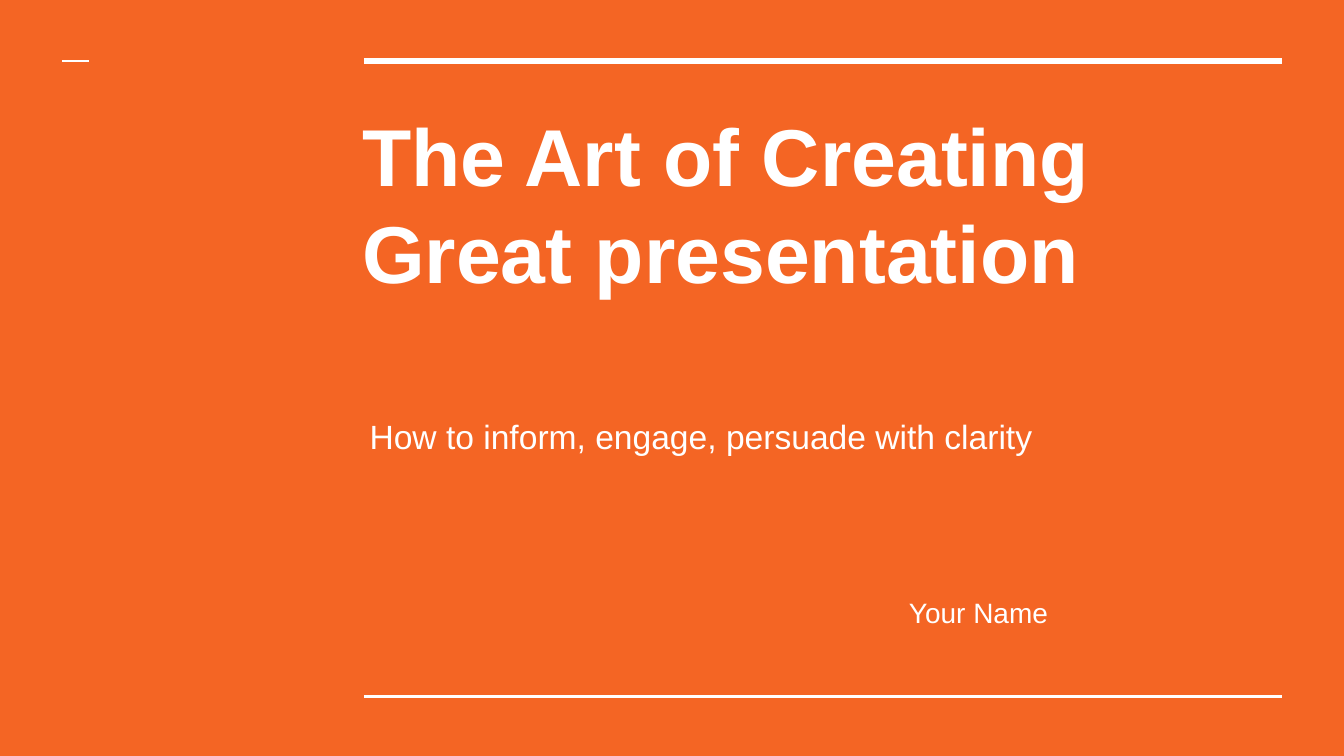
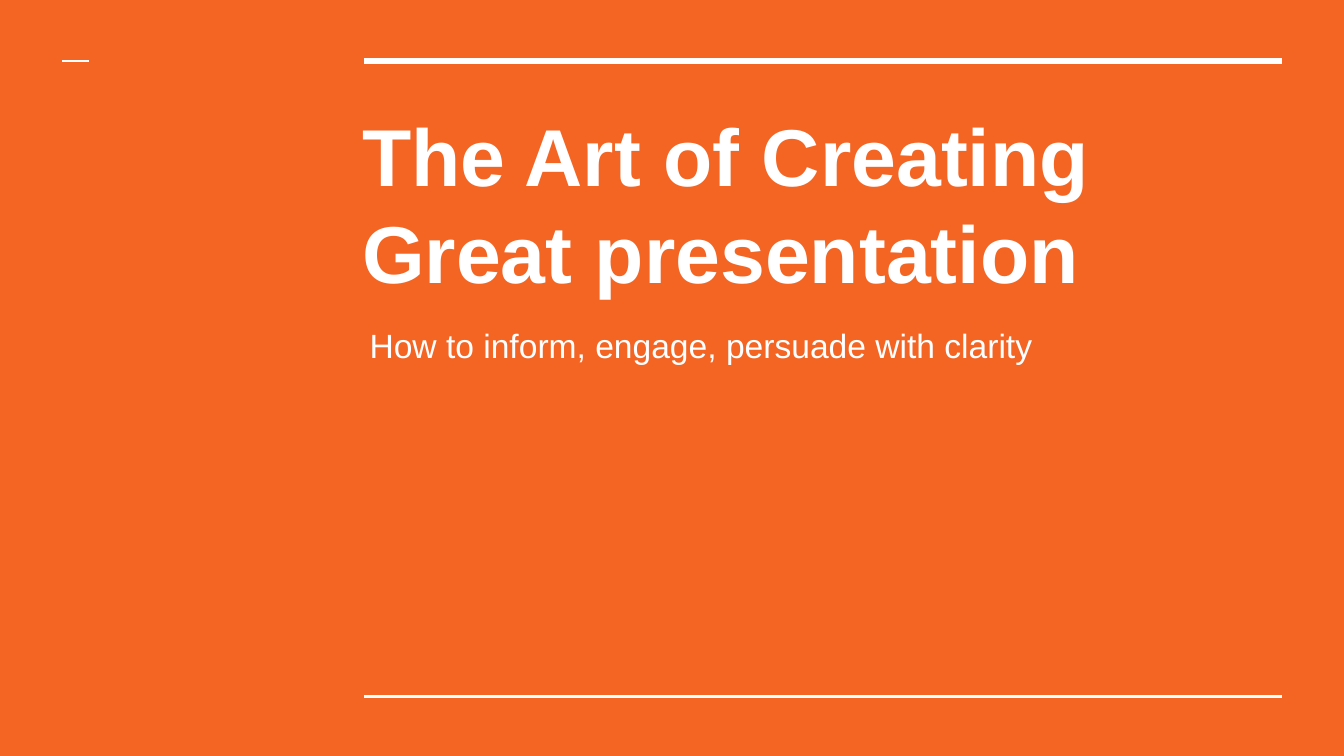
Before and after one commit to harisudhan7889/voice-to-pptx-backend, a slide deck: slide 1 of templates/swiss.pptx. Drawn at 1344x756 pixels with LibreOffice and Linux fonts; fonts in the diff are those of the drawing. Boxes give left, top, right and bottom in pixels: in the first picture for what was removed or moved away, otherwise in the second. Text is boxed around its words. In the diff, an @@ line names an element or a change of style, - is before the commit and + after.

```diff
--- a/templates/swiss.pptx
+++ b/templates/swiss.pptx
@@ subtitle "How to inform, engage, persuade ...": place and size @@
-subtitle "How to inform, engage, persuade ..." at [370, 424, 1032, 455]
+subtitle "How to inform, engage, persuade ..." at [370, 333, 1032, 364]
@@ subtitle "How to inform, engage, persuade ..." at [370, 333, 1032, 364]: vertical alignment bottom to top @@
@@ text removed at [909, 603, 1048, 624] @@
-Your Name
```
Also in this commit, not shown: 1 other slide changed, 2 other files.
